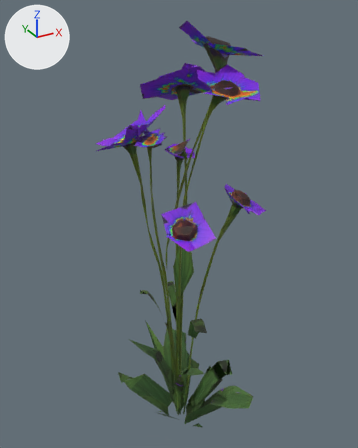
An edit to the glTF model nature-kit/FlowersViolet/glTF-Binary/FlowersViolet.glb, drawn before and after from the same camera.
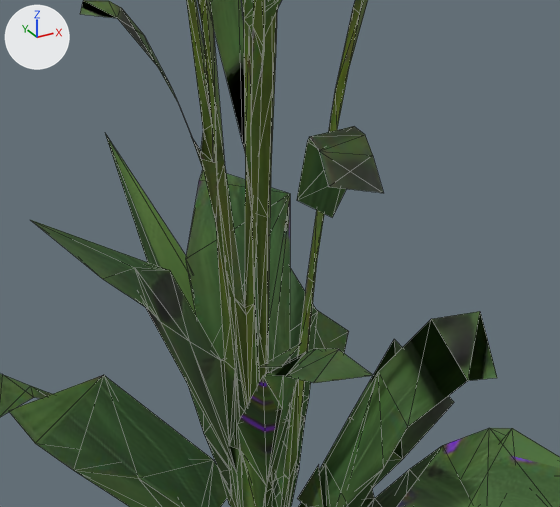
Old and new are each drawn whole from a 50 mm camera at (-0.243, -0.439, 0.511) aimed at (0.006, 0.014, 0.285) and again close up on the part from 34% to 69% of the width and 65% to 90% of the height. Arrows for +X, +Y and +Z are at upper left; the lights stay in place. The last two pictures show the newer version. The close-ups show mesh edges as thin lines. Vertices at exactly the same position are counted once.
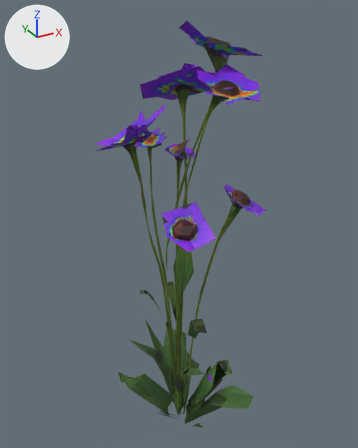
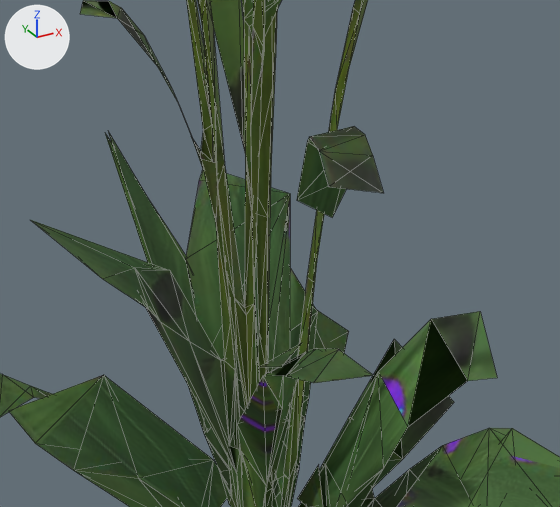
Changed parts and their boxes (x1, y1, x2, y2) in the close-ups (560 x 507 px; the box of a moved part takes in the faces that stretch with it):
part 1 of me_mesh_0, moved or reshaped
    before: (105, 134, 210, 433)
    after: (105, 132, 211, 433)
part 2 of me_mesh_0, surface changed
    both: (81, 0, 494, 465)

Patch to the scene script:
```diff
--- a/nature-kit/FlowersViolet/glTF-Binary/FlowersViolet.glb.py
+++ b/nature-kit/FlowersViolet/glTF-Binary/FlowersViolet.glb.py
@@ me_mesh_0 @@
 # used by ob_mesh_0; location = (0.0, 0.0, 0.0)
-me_mesh_0.from_pydata(...)  # 849 vertices, 1569 faces; spans x -0.077..0.077, y -0.102..0.102, z 0.0..0.5
+me_mesh_0.from_pydata(...)  # 852 vertices, 1571 faces; spans x -0.077..0.077, y -0.102..0.102, z 0.0..0.5
+# me_mesh_0 part 1
+# 3 vertices are removed from x -0.037..0.01, y -0.017..0.048, z 0.052..0.075
+# 14 faces are deleted
+# 6 vertices are added at (-0.041, -0.037, 0.071), (-0.018, -0.036, 0.05), (-0.042, -0.012, 0.052), (-0.018, -0.036, 0.051), (-0.005, 0.088, 0.115), (-0.007, 0.02, 0.051)
+# 16 new faces join them
+# me_mesh_0 part 2: 9 kept faces spanning x -0.039..0.062, y -0.042..0.07, z 0.047..0.198 get new texture (UV) coordinates
+# other edits to the shape of me_mesh_0 do not show in these pictures
 me_mesh_0.materials.append(mat_material_0)
```
